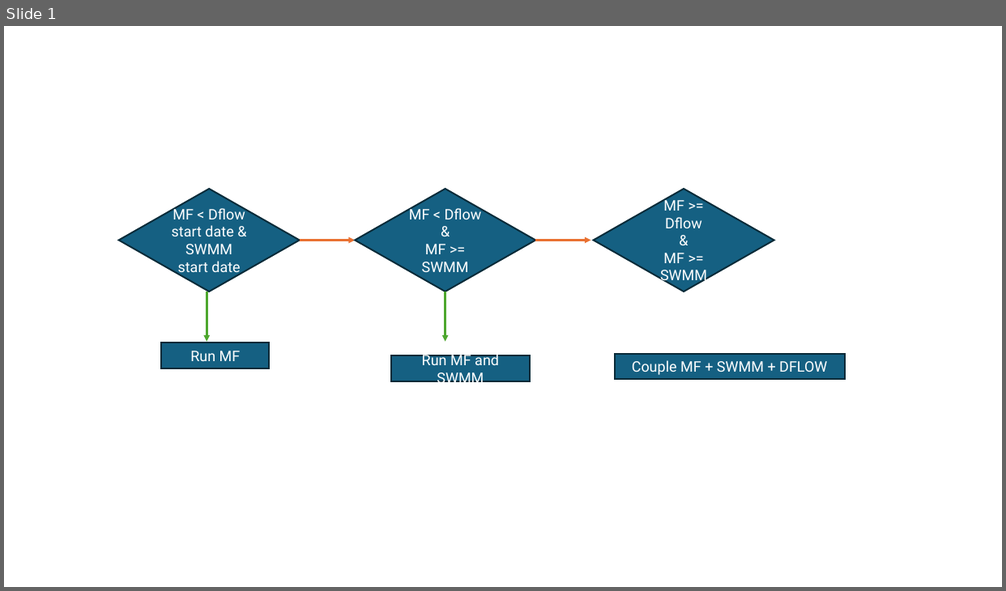
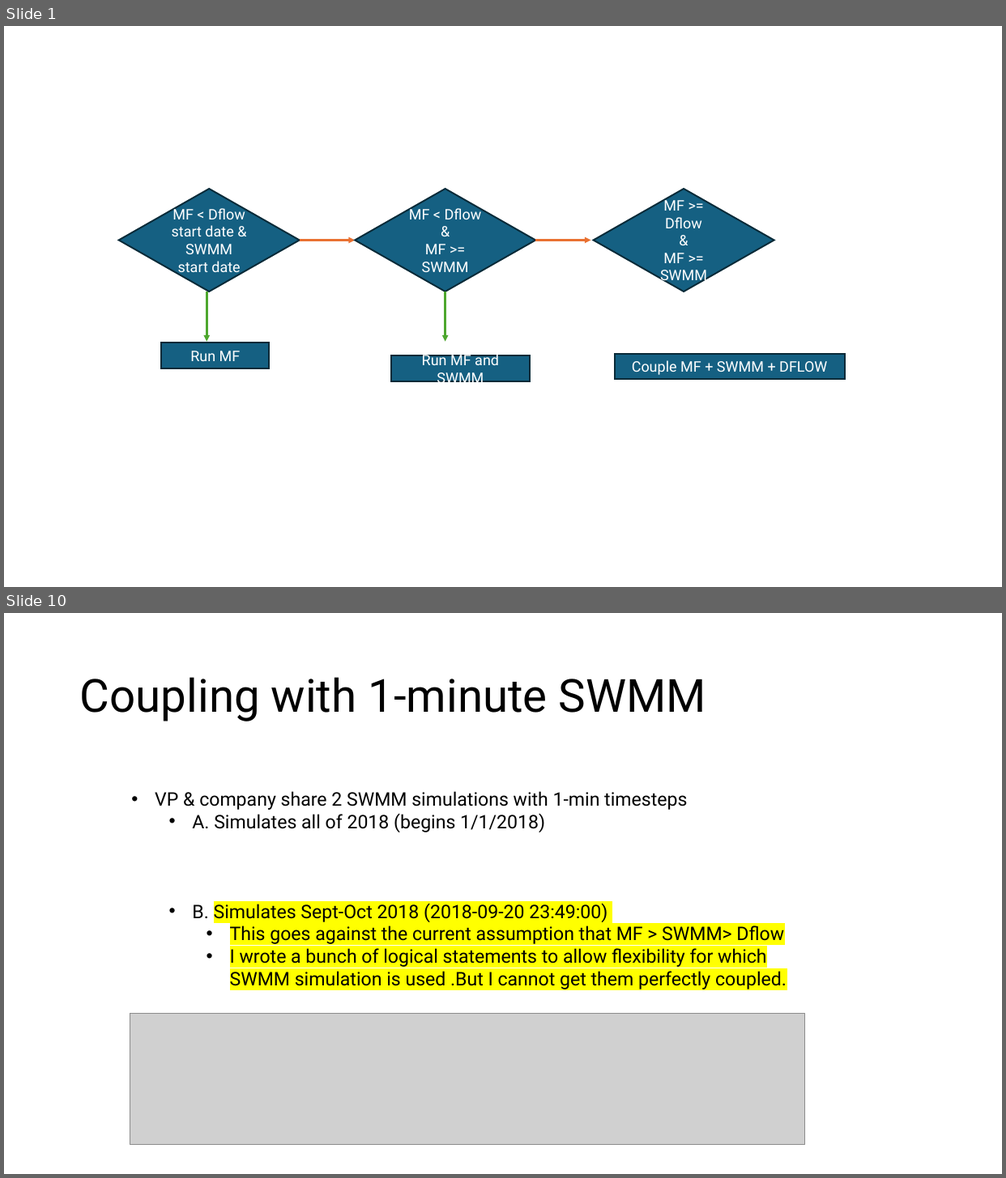
Before and after one commit to b-bayraktar/CF_PJ_modelarchive, a slide deck: notebooks-PJ/coupling.pptx. Shown one above the other, each under a label of ours: slide 1 before the commit, slides 1 and 10 after it; the slides between them are not shown. The pictures are 1006x591 and 1006x1178 pixels, drawn with LibreOffice and Linux fonts; fonts in the diff are those of the drawing; grey boxes stand for pictures. Boxes give left, top, right and bottom in pixels: in the first picture for what was removed or moved away, otherwise in the second. Text is boxed around its words. In the diff, an @@ line names an element or a change of style, - is before the commit and + after.

```diff
--- a/notebooks-PJ/coupling.pptx
+++ b/notebooks-PJ/coupling.pptx
@@ slide 10 added at box(4, 613, 1002, 1174), background #FFFFFF @@
@@ title added at box(80, 677, 706, 722), 44 pt, text #000000 @@
+Coupling with 1-minute SWMM
@@ text added at box(155, 791, 786, 990), 18 pt, text #000000 @@
+• VP & company share 2 SWMM simulations with 1-min timesteps
+  • A. Simulates all of 2018 (begins 1/1/2018)
+  • B. Simulates Sept-Oct 2018 (2018-09-20 23:49:00)
+    • This goes against the current assumption that MF > SWMM> Dflow
+    • I wrote a bunch of logical statements to allow flexibility for which SWMM simulation is used .But I cannot get them perfectly coupled.
@@ picture added at box(130, 1013, 804, 1144) @@
```
Also in this commit, not shown: 2 slides changed, 7 other slides added, 2 slides removed, 25 other files.
